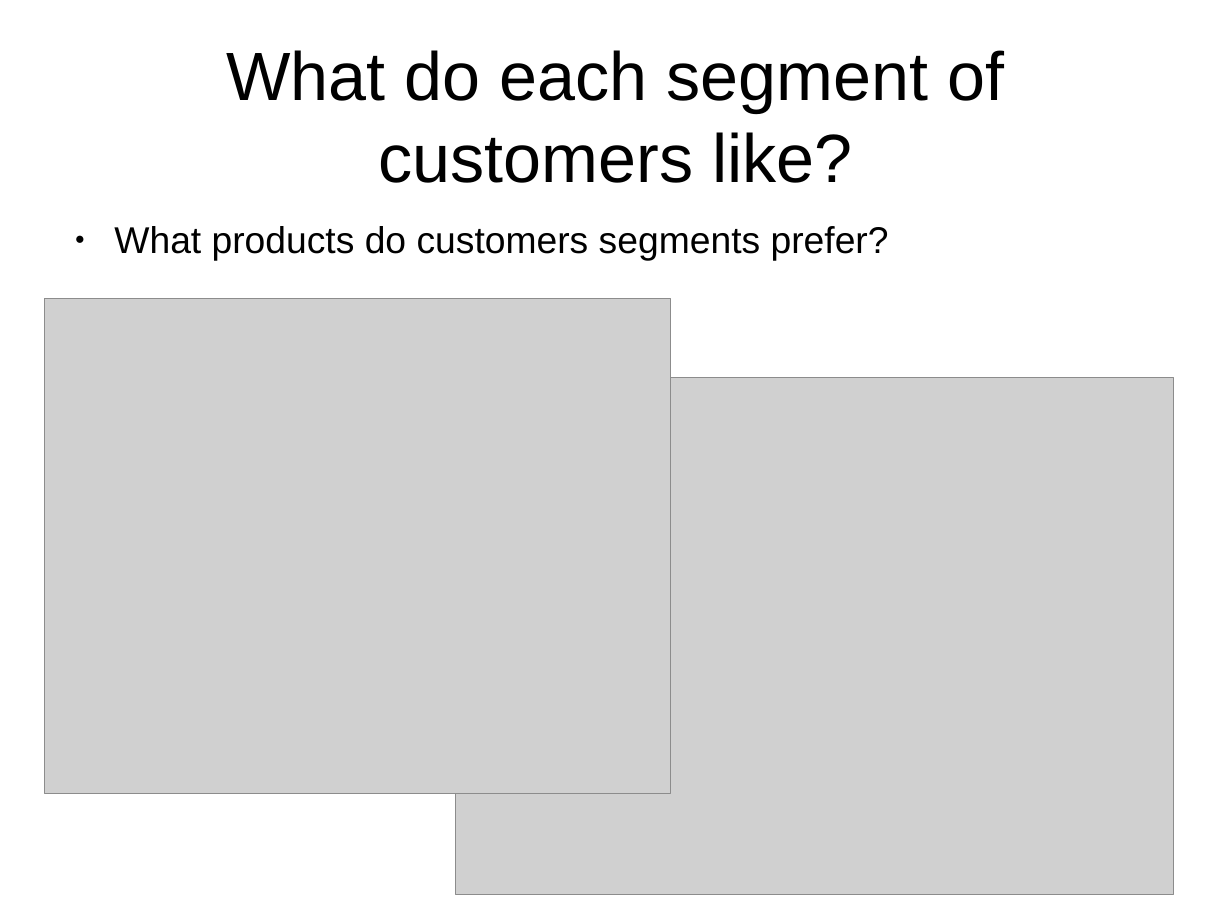
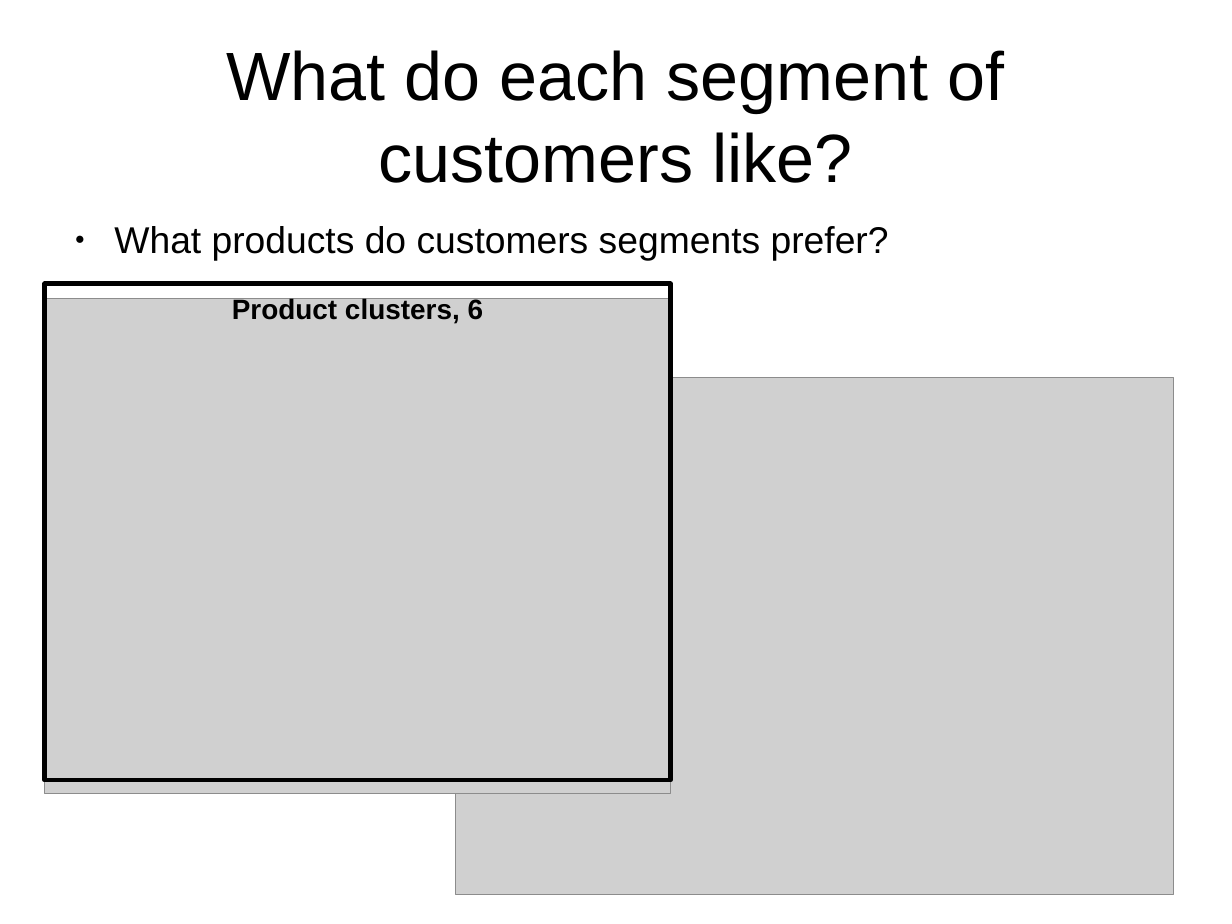
Before and after one commit to leexa90/E-commece-Data-Science, a slide deck: slide 17 of Present.odp. Drawn at 1232x924 pixels with LibreOffice and Linux fonts; fonts in the diff are those of the drawing; grey boxes stand for pictures. Boxes give left, top, right and bottom in pixels: in the first picture for what was removed or moved away, otherwise in the second. Text is boxed around its words. In the diff, an @@ line names an element or a change of style, - is before the commit and + after.

```diff
--- a/Present.odp
+++ b/Present.odp
@@ rectangle added at [45,284,671,780], outline #000000 3 pt, 18 pt, text #000000, bold @@
+Product clusters, 6
```
Also in this commit, not shown: 3 other slides changed, 1 other file.
